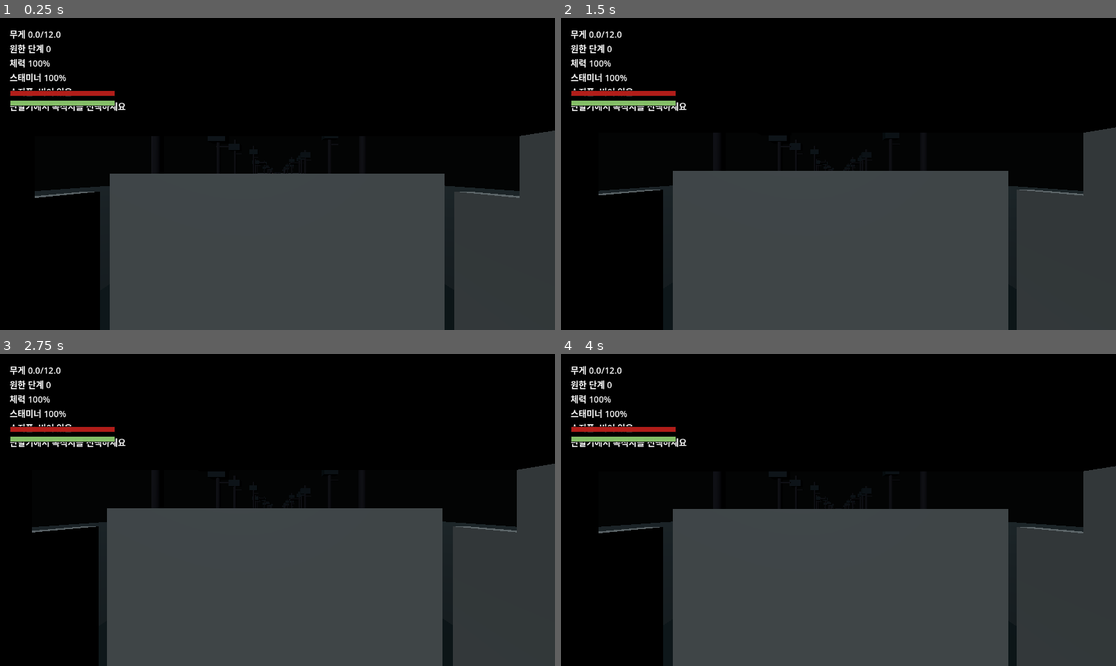
Above: before the commit, frames 1-4 (two rows, left to right).
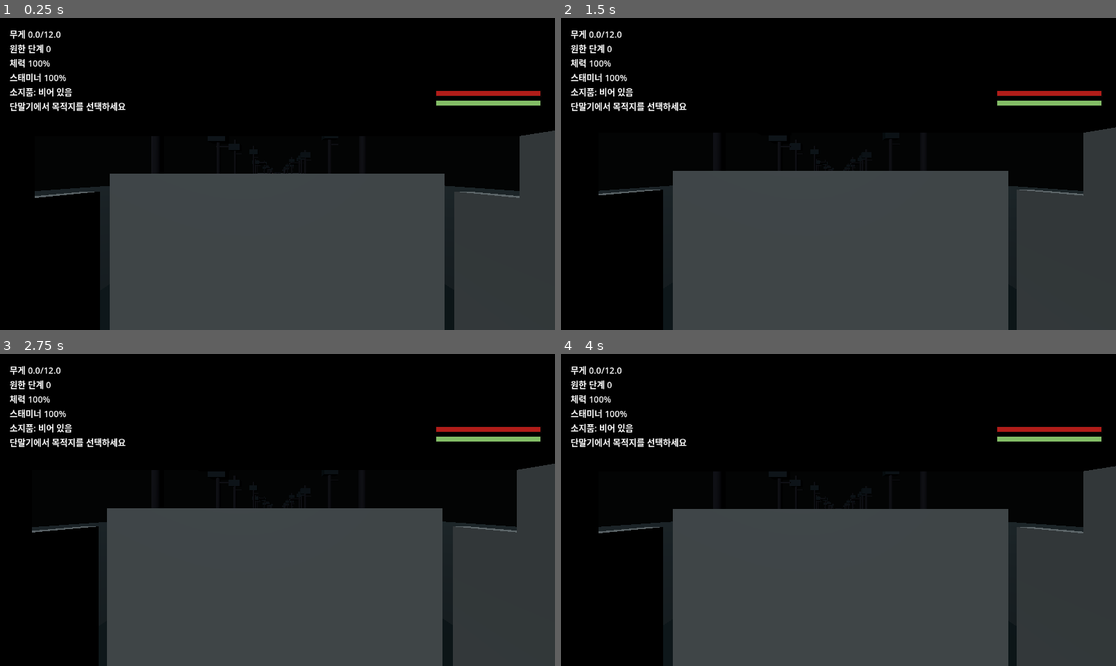
Above: after the commit, the same moments.

Repository: JJonyeok2/K_horror_game
Game: Godot game, scene res://scenes/Main.tscn
Same seed, same stepped clock (60 frames per second), same inputs: the game is played once before the commit and once after it.
Inputs (mouse positions are in pixels of both pictures, inside the frame that each line leads up to):
- Up to frame 1 (0.25 s): no input
- Up to frame 2 (1.5 s): tap Enter at 0.5 s; move the mouse to (866, 174) at 0.52 s; hold G (drop_item) 0.53-1.28 s; hold W (move_forward) from 0.53 s (still down); tap Space (jump) at 0.77 s; move the mouse to (810, 174) at 1.27 s; tap E (interact) at 1.35 s
- Up to frame 3 (2.75 s): keep holding W (move_forward); tap Space (jump) at 1.52 s; move the mouse to (288, 503) at 2.02 s; hold Shift (sprint) from 2.03 s (still down)
- Up to frame 4 (4 s): keep holding W (move_forward); move the mouse to (832, 516) at 2.77 s; release Shift (sprint) at 2.78 s; tap G (drop_item) at 2.85 s; tap Space (jump) at 3.02, 3.77 s; move the mouse to (877, 513) at 3.52 s; tap E (interact) at 3.6 s

The runs differ from the first frame. In frame 1, 1.2% of the frame differs, in the area x 1-98%, y 23-29%; in frame 2, 1.2%; in frame 3, 1.2%; in frame 4, 1.2%.

Commit message:
ui: move health and stamina gauges right

Diff:
--- a/scripts/ui/hud.gd
+++ b/scripts/ui/hud.gd
@@ -7,6 +7,14 @@
 var stamina_back: ColorRect
 var stamina_fill: ColorRect
 
+const GAUGE_WIDTH: float = 220.0
+const GAUGE_HEIGHT: float = 14.0
+const GAUGE_FILL_WIDTH: float = 216.0
+const GAUGE_FILL_HEIGHT: float = 10.0
+const GAUGE_RIGHT_MARGIN: float = 28.0
+const HEALTH_GAUGE_TOP: float = 150.0
+const STAMINA_GAUGE_TOP: float = 170.0
+
 func _ready() -> void:
 	label = Label.new()
 	label.position = Vector2(20, 20)
@@ -14,28 +22,36 @@
 	add_child(label)
 	health_back = ColorRect.new()
 	health_back.name = "HealthGaugeBack"
-	health_back.position = Vector2(20, 150)
-	health_back.size = Vector2(220, 14)
+	_place_right_gauge(health_back, HEALTH_GAUGE_TOP)
 	health_back.color = Color(0.045, 0.025, 0.025, 0.84)
 	add_child(health_back)
 	health_fill = ColorRect.new()
 	health_fill.name = "HealthGaugeFill"
-	health_fill.position = health_back.position + Vector2(2, 2)
-	health_fill.size = Vector2(216, 10)
+	health_fill.position = Vector2(2, 2)
+	health_fill.size = Vector2(GAUGE_FILL_WIDTH, GAUGE_FILL_HEIGHT)
 	health_fill.color = Color(0.72, 0.12, 0.1, 0.96)
-	add_child(health_fill)
+	health_back.add_child(health_fill)
 	stamina_back = ColorRect.new()
 	stamina_back.name = "StaminaGaugeBack"
-	stamina_back.position = Vector2(20, 170)
-	stamina_back.size = Vector2(220, 14)
+	_place_right_gauge(stamina_back, STAMINA_GAUGE_TOP)
 	stamina_back.color = Color(0.04, 0.045, 0.04, 0.82)
 	add_child(stamina_back)
 	stamina_fill = ColorRect.new()
 	stamina_fill.name = "StaminaGaugeFill"
-	stamina_fill.position = stamina_back.position + Vector2(2, 2)
-	stamina_fill.size = Vector2(216, 10)
+	stamina_fill.position = Vector2(2, 2)
+	stamina_fill.size = Vector2(GAUGE_FILL_WIDTH, GAUGE_FILL_HEIGHT)
 	stamina_fill.color = Color(0.54, 0.78, 0.42, 0.95)
-	add_child(stamina_fill)
+	stamina_back.add_child(stamina_fill)
+
+func _place_right_gauge(gauge: ColorRect, top: float) -> void:
+	gauge.anchor_left = 1.0
+	gauge.anchor_right = 1.0
+	gauge.anchor_top = 0.0
+	gauge.anchor_bottom = 0.0
+	gauge.offset_left = -(GAUGE_WIDTH + GAUGE_RIGHT_MARGIN)
+	gauge.offset_right = -GAUGE_RIGHT_MARGIN
+	gauge.offset_top = top
+	gauge.offset_bottom = top + GAUGE_HEIGHT
 
 func update_status(
 	quota_value: int,
@@ -60,7 +76,7 @@
 		hand_status,
 		interaction_label
 	]
-	health_fill.size.x = 216.0 * clamp(health_ratio, 0.0, 1.0)
+	health_fill.size.x = GAUGE_FILL_WIDTH * clamp(health_ratio, 0.0, 1.0)
 	health_fill.color = Color(0.94, 0.35, 0.18, 0.96) if health_ratio < 0.3 else Color(0.72, 0.12, 0.1, 0.96)
-	stamina_fill.size.x = 216.0 * clamp(stamina_ratio, 0.0, 1.0)
+	stamina_fill.size.x = GAUGE_FILL_WIDTH * clamp(stamina_ratio, 0.0, 1.0)
 	stamina_fill.color = Color(0.78, 0.55, 0.35, 0.95) if stamina_ratio < 0.25 else Color(0.54, 0.78, 0.42, 0.95)
--- a/tests/scene/test_playable_scene.gd
+++ b/tests/scene/test_playable_scene.gd
@@ -167,11 +167,25 @@
 		return
 	var health_back := hud.find_child("HealthGaugeBack", true, false) as ColorRect
 	var health_fill := hud.find_child("HealthGaugeFill", true, false) as ColorRect
-	if health_back == null or health_fill == null:
-		_fail("HUD is missing health gauge nodes")
+	var stamina_back := hud.find_child("StaminaGaugeBack", true, false) as ColorRect
+	var stamina_fill := hud.find_child("StaminaGaugeFill", true, false) as ColorRect
+	if health_back == null or health_fill == null or stamina_back == null or stamina_fill == null:
+		_fail("HUD is missing health/stamina gauge nodes")
 		return
 	if health_fill.size.x < 200.0:
 		_fail("Health gauge should render full width at startup: %s" % health_fill.size.x)
+		return
+	if health_back.anchor_left < 0.99 or health_back.anchor_right < 0.99:
+		_fail("Health gauge should be anchored to the right side of the screen")
+		return
+	if health_back.offset_right > -16.0:
+		_fail("Health gauge should keep a right screen margin: offset_right=%s" % health_back.offset_right)
+		return
+	if stamina_back.anchor_left != health_back.anchor_left or stamina_back.anchor_right != health_back.anchor_right:
+		_fail("Stamina gauge should align with health gauge on the right side")
+		return
+	if stamina_back.offset_left != health_back.offset_left or stamina_back.offset_right != health_back.offset_right:
+		_fail("Stamina gauge should use the same right-side offsets as health gauge")
 		return
 	var status_label := hud.get("label") as Label
 	if status_label != null and status_label.text.find("회수금액") != -1:
